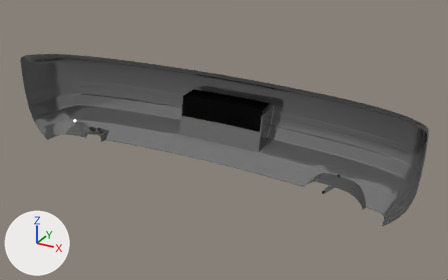
A saved change to the Blender file content/cars/nissan_rs13/rearbumper_oem.blend.
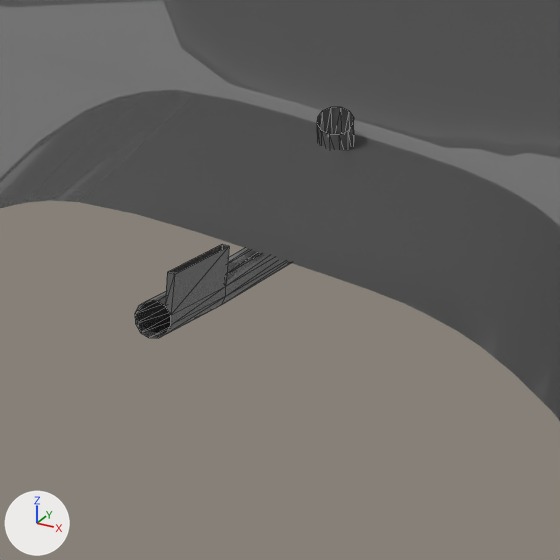
Each version is shown whole from a camera (50 mm lens) standing at (1.08, 0.283, 1.113) and looking at (0.05, 2.155, 0.177), then close up on the part from 69% to 80% of the width and 59% to 76% of the height. The axes (+X, +Y, +Z) are drawn at lower left. The lights are the same throughout. The close-ups show mesh edges as thin lines.

In view in the first close-up: 'bumper', 'hooks'.
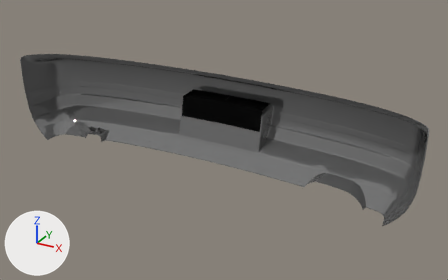
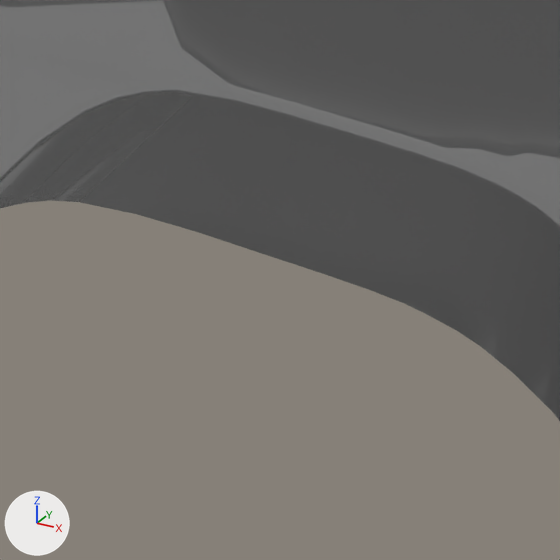
Edits to the bpy script that builds the scene:
```text
Change me_toto:
    used by ob_hooks; location = (0.0, 0.0, 0.0); rotation_euler = (1.571, 0.0, 3.142), in degrees (90, 0, 180)
    remove me_toto.from_pydata(...)  # 297 vertices, 509 faces; spans x -0.507..0.56, y 0.067..0.153, z 2.015..2.183
    add me_toto.from_pydata(...)  # 168 vertices, 309 faces; spans x 0.479..0.56, y 0.067..0.131, z 2.084..2.183
    me_toto part 1: 6 loose pieces with 129 vertices, spanning x -0.507..-0.493, y 0.099..0.153, z 2.015..2.17, are deleted
```

What differs and where, as boxes (x1, y1, x2, y2) in the close-ups (560 x 560 px):
'hooks', reshaped (not visible afterwards)
    before: (135, 107, 354, 338)
